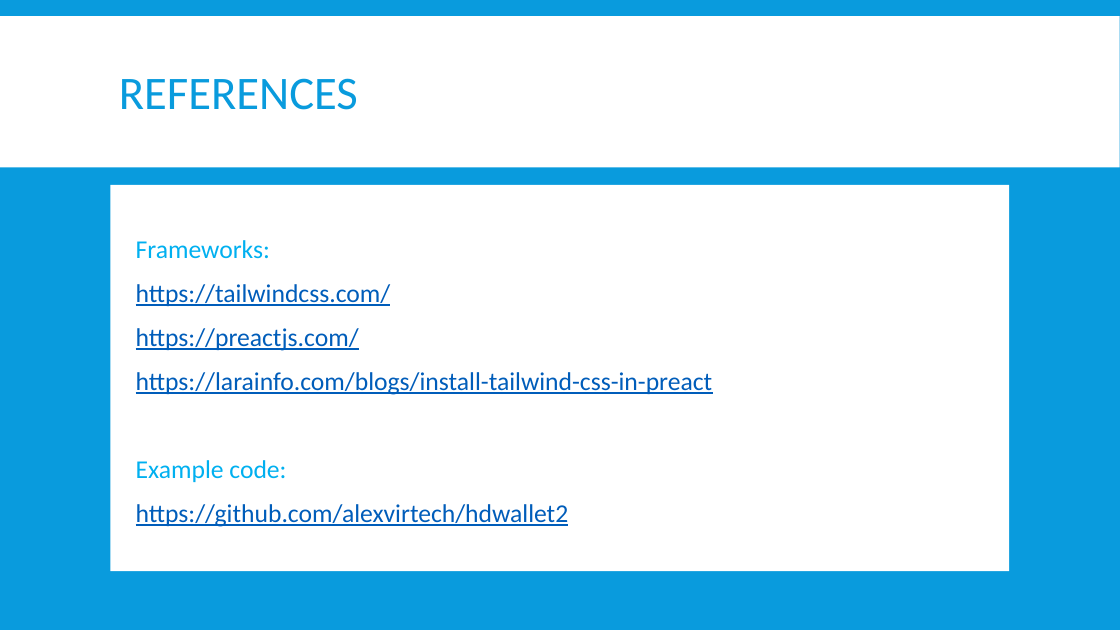
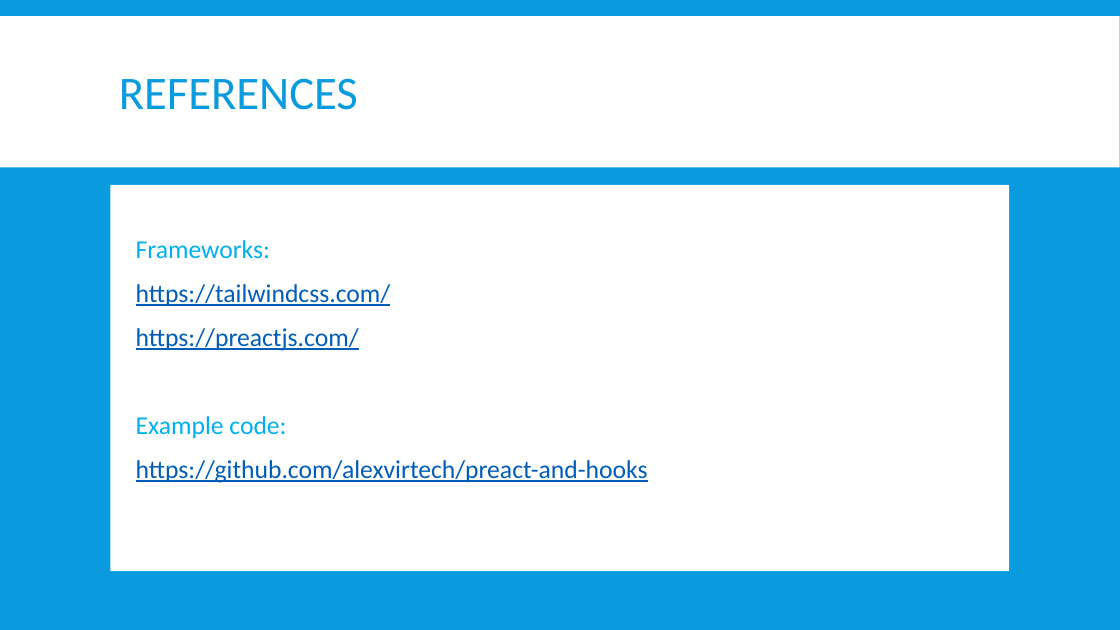
Before and after one commit to alexvirtech/preact-and-hooks, a slide deck: slide 14 of preact-tw.pptx (slide 16 before the commit). Drawn at 1120x630 pixels with LibreOffice and Linux fonts; fonts in the diff are those of the drawing. Boxes give left, top, right and bottom in pixels: in the first picture for what was removed or moved away, otherwise in the second. Text is boxed around its words. In the diff, an @@ line names an element or a change of style, - is before the commit and + after.

```diff
--- a/preact-tw.pptx
+++ b/preact-tw.pptx
@@ text at <box>136,372,713,395</box>: paragraph removed @@
-▪ https://larainfo.com/blogs/install-tailwind-css-in-preact
@@ text at <box>136,460,648,483</box>: text changed @@
-▪ https://github.com/alexvirtech/hdwallet2
+▪ https://github.com/alexvirtech/preact-and-hooks
```
Also in this commit, not shown: 1 other slide changed, 2 slides added, 4 slides removed, 8 other files.
